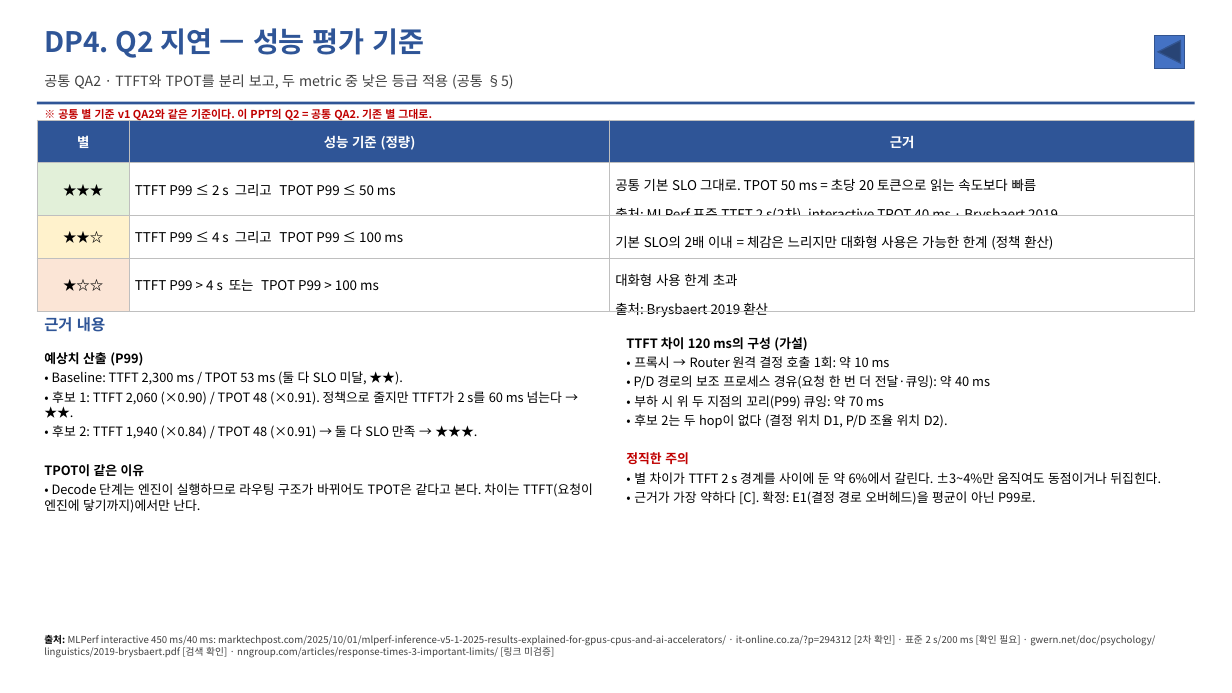
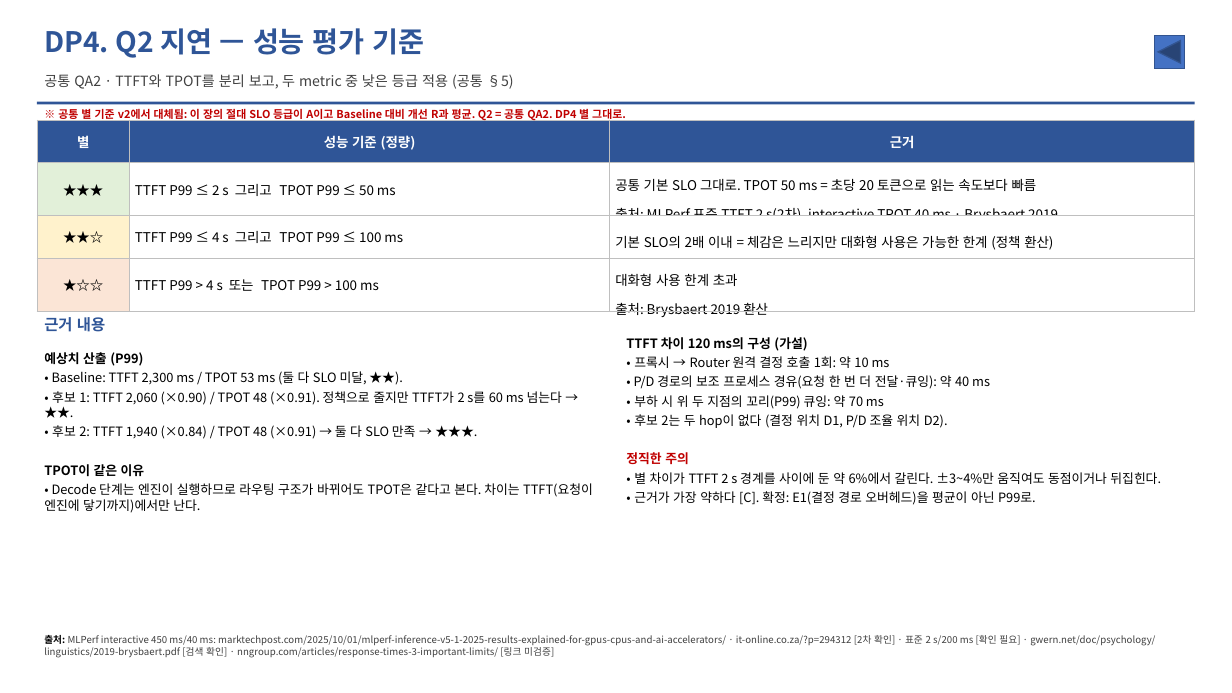
Before and after one commit to mkim0628/vllm, a slide deck: slide 47 of doc-mk/DP-overview-qa-unified.pptx (slide 39 before the commit). Drawn at 1232x693 pixels with LibreOffice and Linux fonts; fonts in the diff are those of the drawing. Boxes give left, top, right and bottom in pixels: in the first picture for what was removed or moved away, otherwise in the second. Text is boxed around its words. In the diff, an @@ line names an element or a change of style, - is before the commit and + after.

```diff
--- a/doc-mk/DP-overview-qa-unified.pptx
+++ b/doc-mk/DP-overview-qa-unified.pptx
@@ text at box(58, 107, 626, 122): text changed @@
-※ 공통 별 기준 v1 QA2와 같은 기준이다. 이 PPT의 Q2 = 공통 QA2. 기존 별 그대로.
+※ 공통 별 기준 v2에서 대체됨: 이 장의 절대 SLO 등급이 A이고 Baseline 대비 개선 R과 평균. Q2 = 공통 QA2. DP4 별 그대로.
```
Also in this commit, not shown: 23 other slides changed, 8 slides added, 8 other files.
